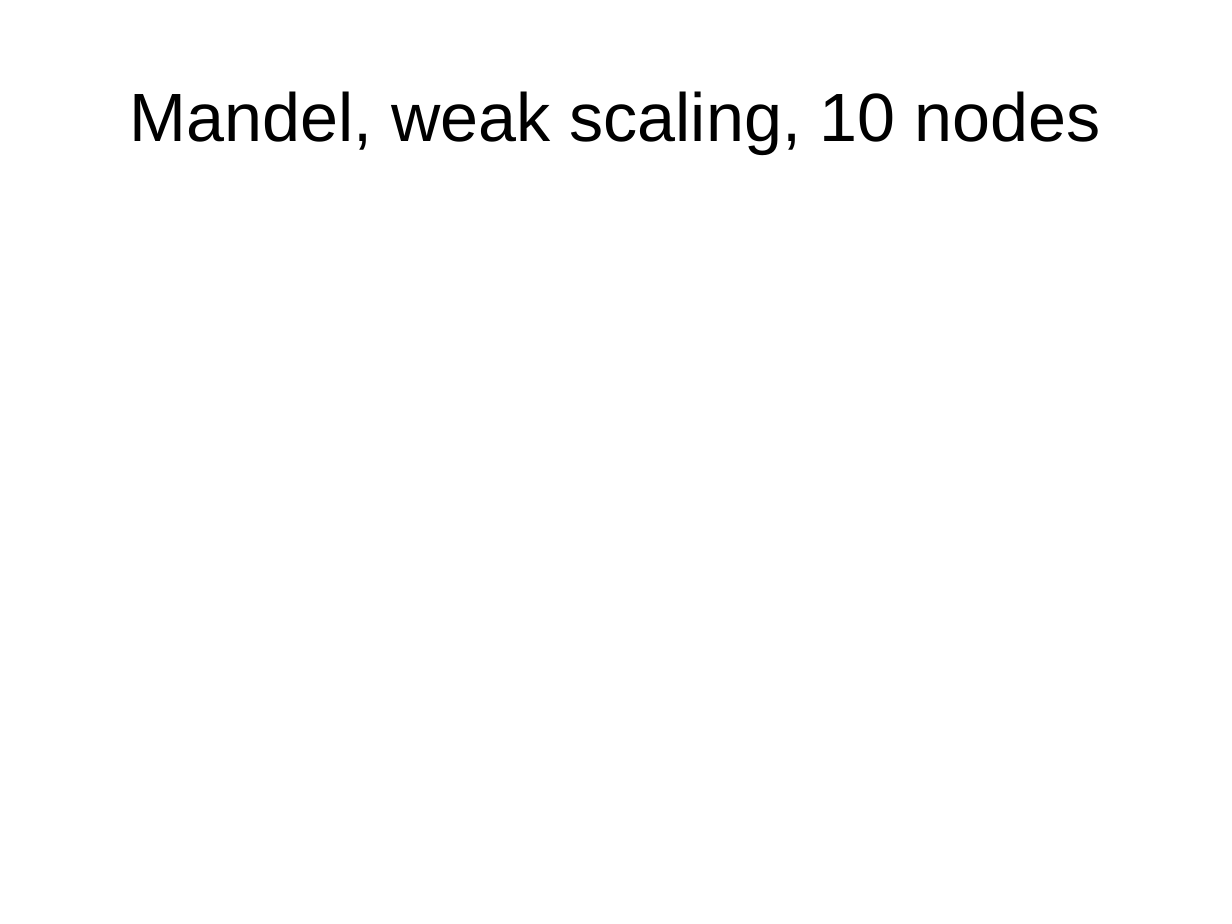
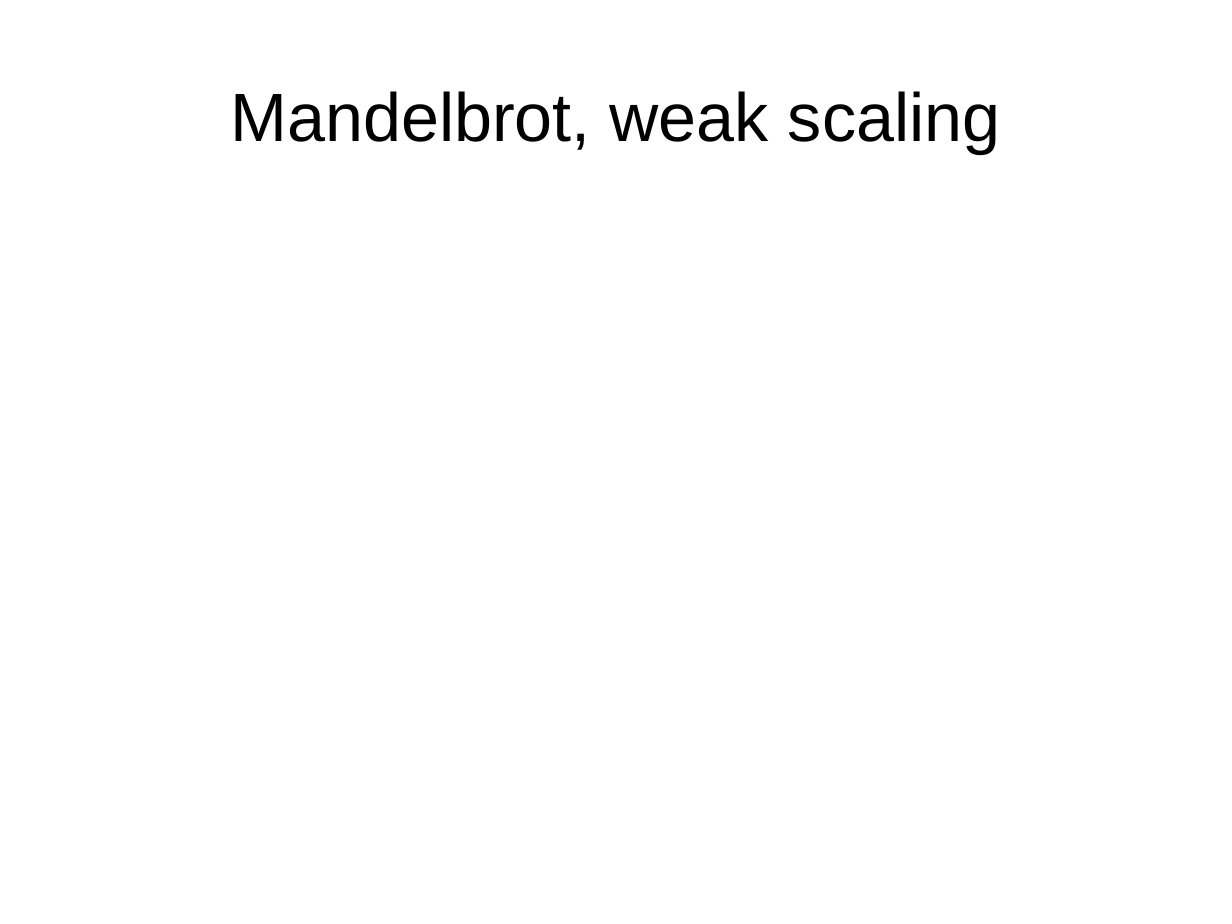
Before and after one commit to FractalDesigns/cowichan-1, a slide deck: slide 26 of miscellaneous/2010-12/slides.odp (slide 13 before the commit). Drawn at 1232x924 pixels with LibreOffice and Linux fonts; fonts in the diff are those of the drawing; background and template pictures are left out. Boxes give left, top, right and bottom in pixels: in the first picture for what was removed or moved away, otherwise in the second. Text is boxed around its words. In the diff, an @@ line names an element or a change of style, - is before the commit and + after.

```diff
--- a/miscellaneous/2010-12/slides.odp
+++ b/miscellaneous/2010-12/slides.odp
@@ title at bbox=[230, 91, 1000, 153]: text changed @@
-Mandel, weak scaling, 10 nodes
+Mandelbrot, weak scaling
```
Also in this commit, not shown: 2 other slides changed, 19 slides added, 4 slides removed, 1 other file.
